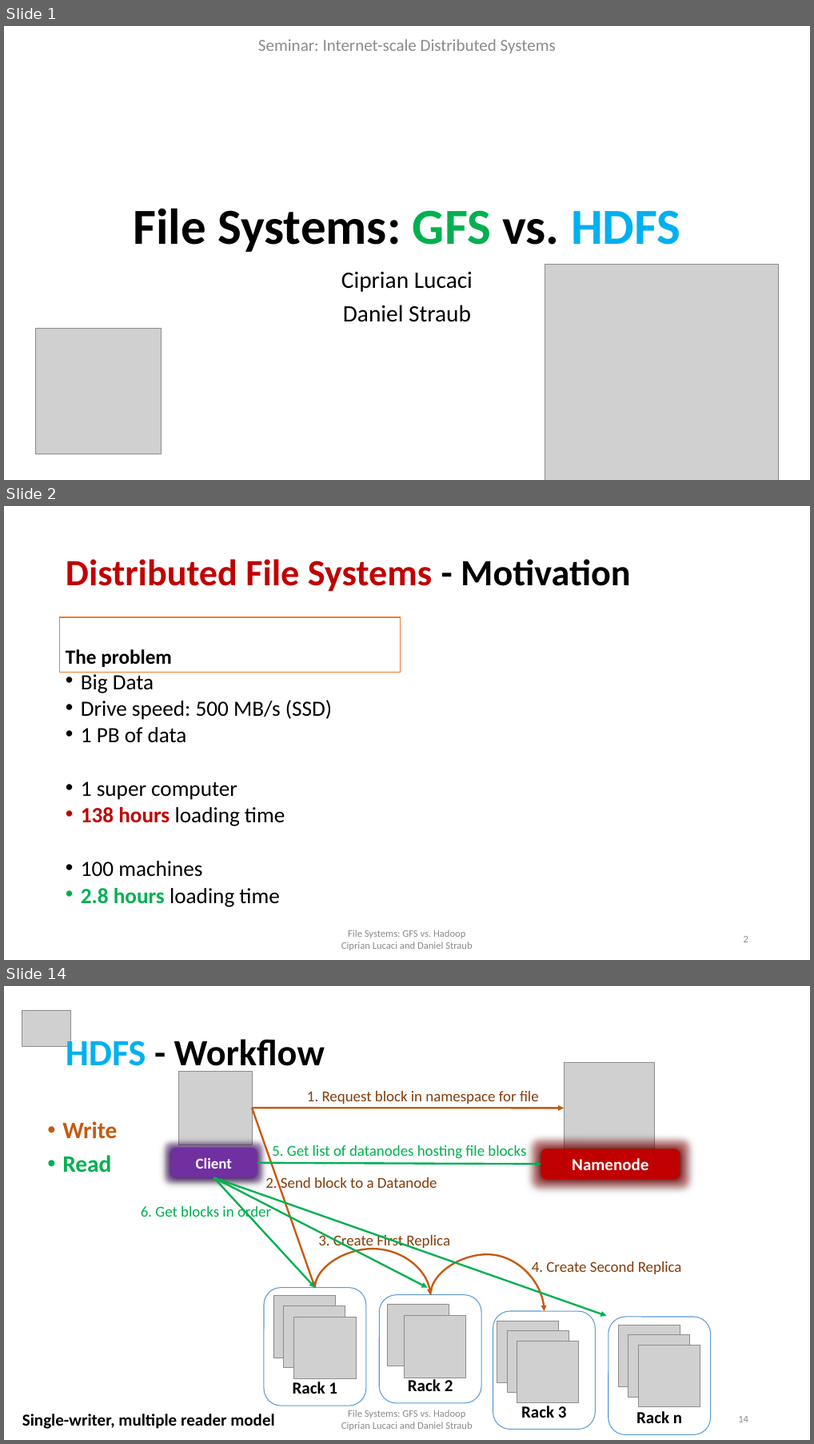
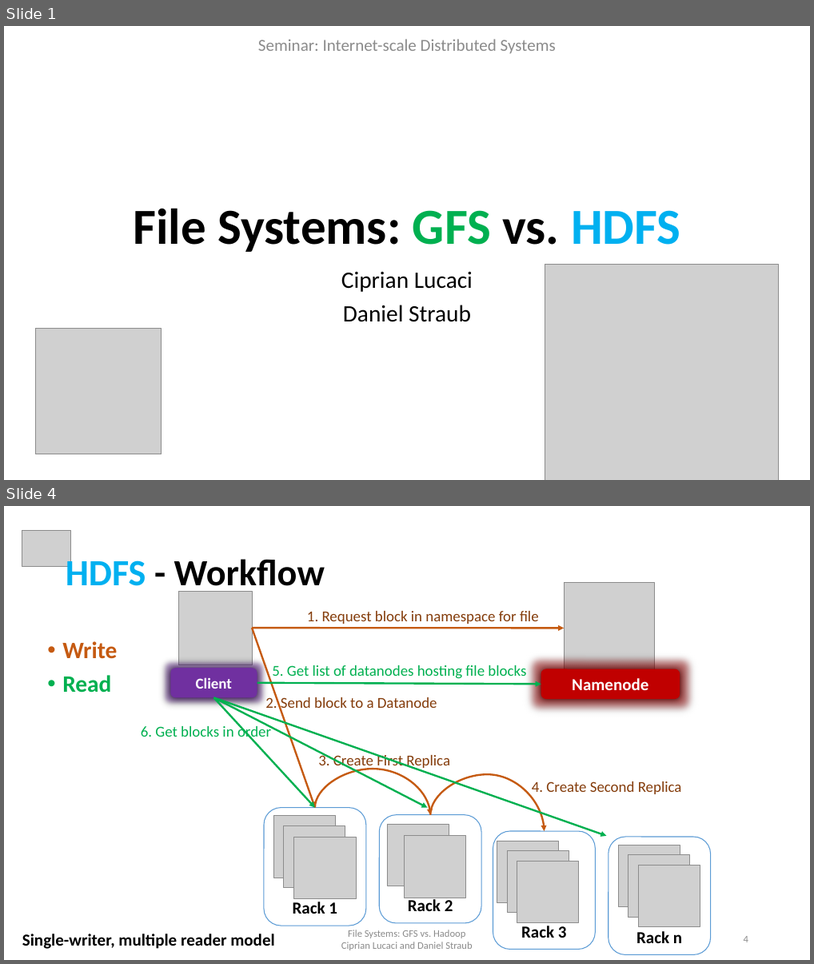
Before and after one commit to cipri7329/ss15-seminar, a slide deck: Presentation/DistributedFileSystems.pptx. Shown one above the other, each under a label of ours: slides 1, 2 and 14 before the commit, slides 1 and 4 after it; the slides between them are not shown. The pictures are 814x1444 and 814x964 pixels, drawn with LibreOffice and Linux fonts; fonts in the diff are those of the drawing; grey boxes stand for pictures; background and template pictures are left out. Boxes give left, top, right and bottom in pixels: in the first picture for what was removed or moved away, otherwise in the second. Text is boxed around its words. In the diff, an @@ line names an element or a change of style, - is before the commit and + after.

```diff
--- a/Presentation/DistributedFileSystems.pptx
+++ b/Presentation/DistributedFileSystems.pptx
@@ slide 2 removed at (x1=4, y1=506, x2=810, y2=960), background #FFFFFF @@
@@ title removed at (x1=66, y1=559, x2=630, y2=592) @@
-Distributed File Systems - Motivation
@@ text removed at (x1=60, y1=617, x2=401, y2=672) @@
-The problem
@@ text removed at (x1=81, y1=672, x2=332, y2=907) @@
-• Big Data
-• Drive speed: 500 MB/s (SSD)
-• 1 PB of data
-• 1 super computer
-• 138 hours loading time
-• 100 machines
-• 2.8 hours loading time
@@ text removed at (x1=342, y1=929, x2=472, y2=950) @@
-File Systems: GFS vs. Hadoop
-Ciprian Lucaci and Daniel Straub
@@ page number removed at (x1=744, y1=936, x2=749, y2=942) @@
-2
@@ what was slide 14 is now slide 4 @@
@@ page number at (x1=744, y1=936, x2=749, y2=942): text changed @@
-14
+4
```
Also in this commit, not shown: 8 slides changed, 10 other slides removed.
